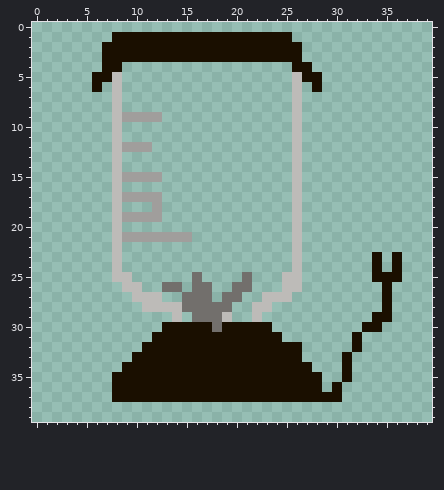
One commit to this pixel-art sprite: images/blend.png. That is the earlier state.
The file is 40x40 pixels. Pixels under 10% opacity are left out. Colours within 5 levels of each other are drawn and written as one.
New version:
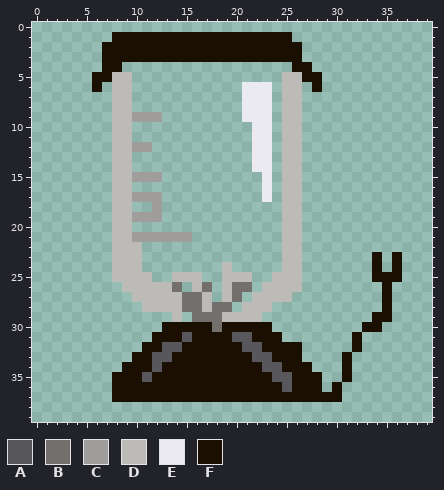
Palette (. is transparent): A #58575c  B #726f6c  C #a09e9c  D #bdbbb8  E #eaeaf0  F #1a0f00
Change:
@@ x 7..27 @@
  4 FF.................FF
- 5 FD.................DF
- 6 .D.................D.
- 7 .D.................D.
- 8 .D.................D.
- 9 .DCCCC.............D.
-10 .D.................D.
-11 .D.................D.
-12 .DCCC..............D.
-13 .D.................D.
-14 .D.................D.
-15 .DCCCC.............D.
-16 .D.................D.
-17 .DCCCC.............D.
-18 .D...C.............D.
-19 .DCCCC.............D.
-20 .D.................D.
-21 .DCCCCCCC..........D.
-22 .D.................D.
-23 .D.................D.
-24 .D.................D.
-25 .DD......B....B...DD.
-26 ..DD..BB.BB..BB...DD.
-27 ...DDD..BBB.BB..DDD..
-28 ....DDDDBBBBB..DD....
-29 .......D.BBBD..D.....
+ 5 FDD...............DDF
+ 6 .DD...........EEE.DD.
+ 7 .DD...........EEE.DD.
+ 8 .DD...........EEE.DD.
+ 9 .DDCCC........EEE.DD.
+10 .DD............EE.DD.
+11 .DD............EE.DD.
+12 .DDCC..........EE.DD.
+13 .DD............EE.DD.
+14 .DD............EE.DD.
+15 .DDCCC..........E.DD.
+16 .DD.............E.DD.
+17 .DDCCC..........E.DD.
+18 .DD..C............DD.
+19 .DDCCC............DD.
+20 .DD...............DD.
+21 .DDCCCCCC.........DD.
+22 .DDD..............DD.
+23 .DDD..............DD.
+24 .DDD........D.....DD.
+25 .DDDD..DDD..DDD..DDD.
+26 ..DDDDDB.DB.DBB.DDDD.
+27 ...DDDDDBBD.DB.DDDD..
+28 ....DDDDBBDBB.DDD....
+29 .......D.BBBDDDD.....
 30 ......FFFFFBFFFFF....
-31 .....FFFFFFFFFFFFF...
-32 ....FFFFFFFFFFFFFFFF.
-33 ...FFFFFFFFFFFFFFFFF.
-34 ..FFFFFFFFFFFFFFFFFFF
-35 .FFFFFFFFFFFFFFFFFFFF
-36 .FFFFFFFFFFFFFFFFFFFF
+31 .....FFFAFFFFAAFFF...
+32 ....FFAAFFFFFFAAFFFF.
+33 ...FFAAFFFFFFFFAAFFF.
+34 ..FFFAFFFFFFFFFFAAFFF
+35 .FFFAFFFFFFFFFFFFAAFF
+36 .FFFFFFFFFFFFFFFFFAFF
 37 .FFFFFFFFFFFFFFFFFFFF
Boxes around the changes in both pictures, in picture pixels (x1, y1, x2, y2):
changed: (122, 72, 292, 392)
